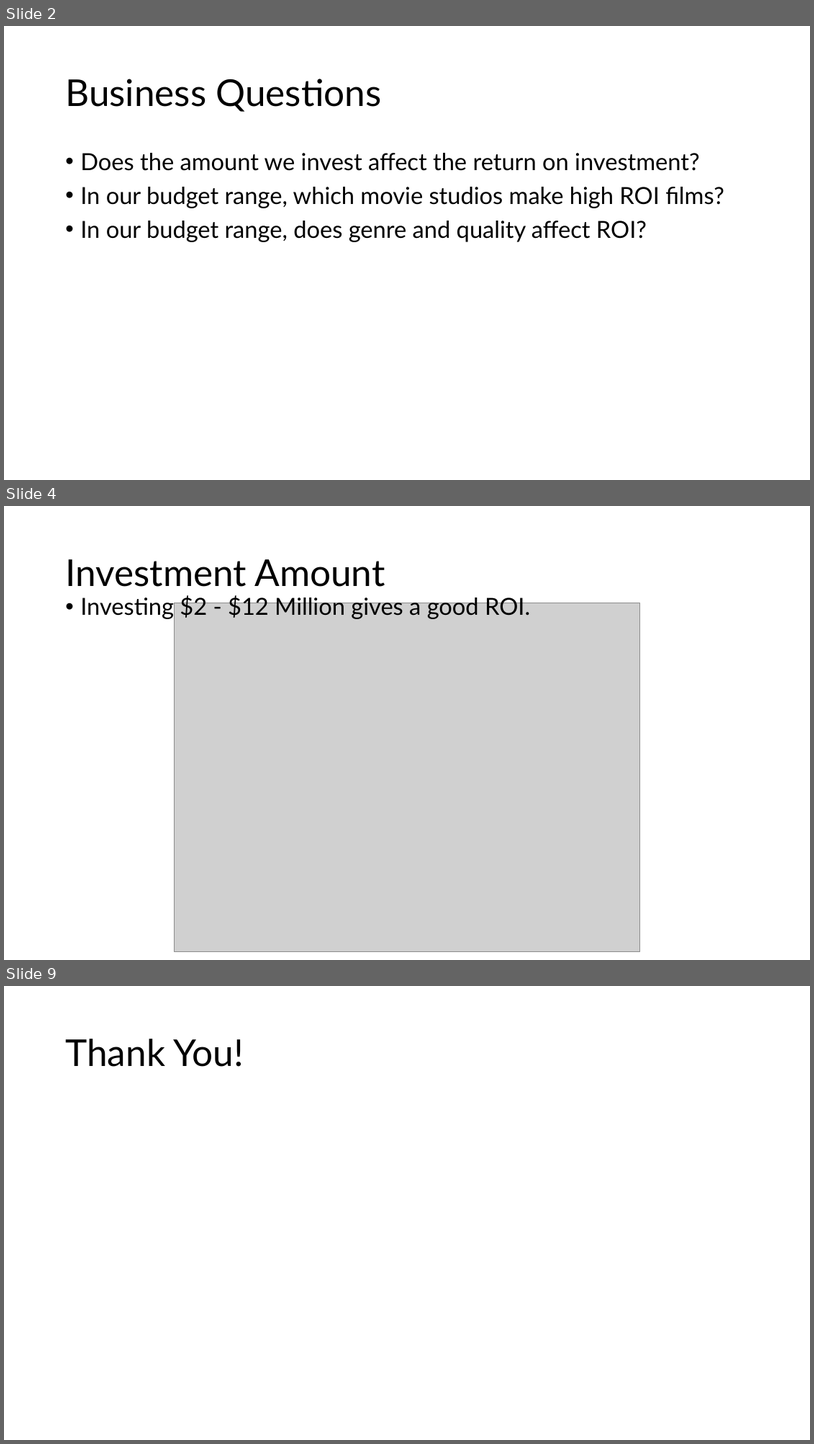
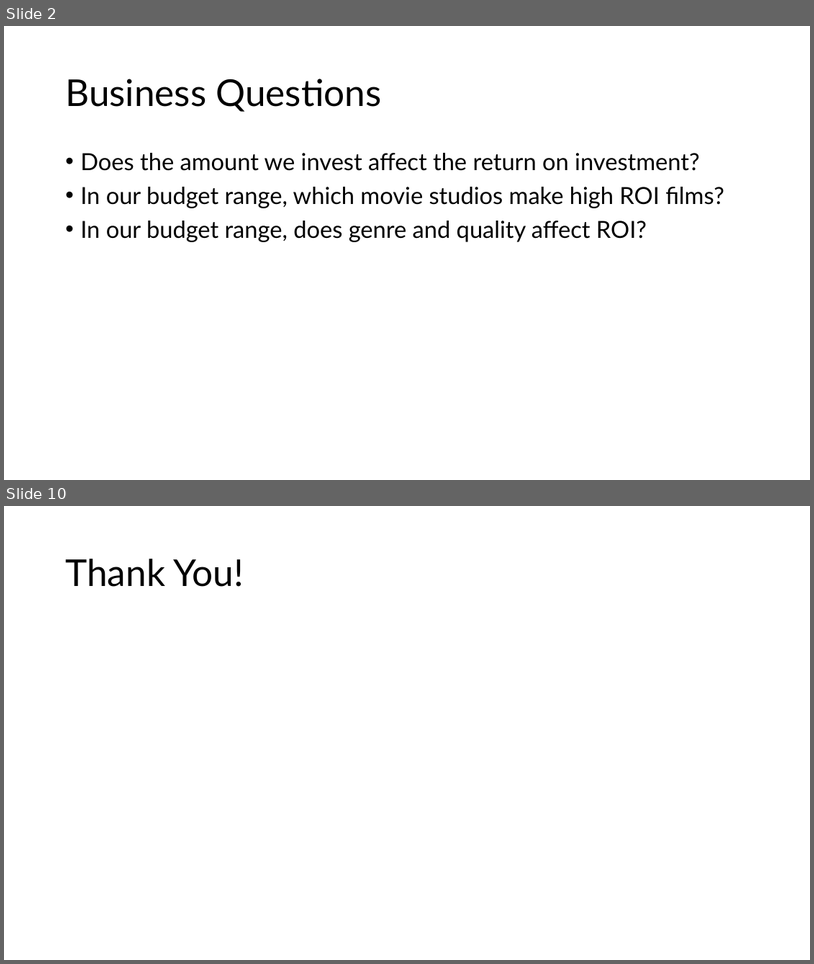
Before and after one commit to jgoett2/Phase-2-MovieProject, a slide deck: Presentation/Presentation.pptx. Shown one above the other, each under a label of ours: slides 2, 4 and 9 before the commit, slides 2 and 10 after it; the slides between them are not shown. The pictures are 814x1444 and 814x964 pixels, drawn with LibreOffice and Linux fonts; fonts in the diff are those of the drawing; grey boxes stand for pictures. Boxes give left, top, right and bottom in pixels: in the first picture for what was removed or moved away, otherwise in the second. Text is boxed around its words. In the diff, an @@ line names an element or a change of style, - is before the commit and + after.

```diff
--- a/Presentation/Presentation.pptx
+++ b/Presentation/Presentation.pptx
@@ slide 4 removed at <box>4,506,810,960</box>, background #FFFFFF @@
@@ title removed at <box>65,559,385,587</box> @@
-Investment Amount
@@ text removed at <box>80,595,530,619</box> @@
-• Investing $2 - $12 Million gives a good ROI.
@@ picture removed at <box>175,602,640,952</box> @@
@@ what was slide 9 is now slide 10 @@
```
Also in this commit, not shown: 5 slides changed, 3 slides added, 1 other slide removed.
